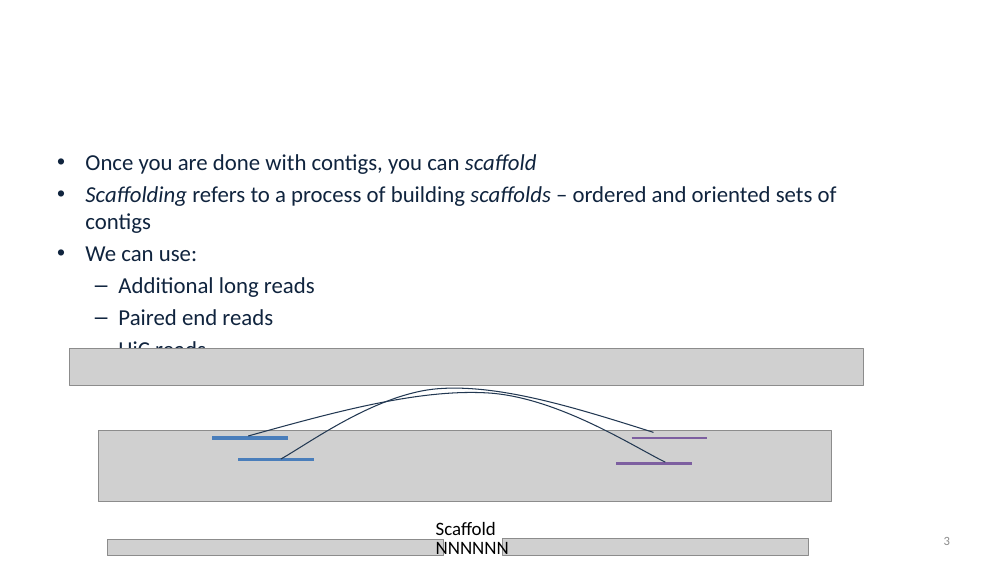
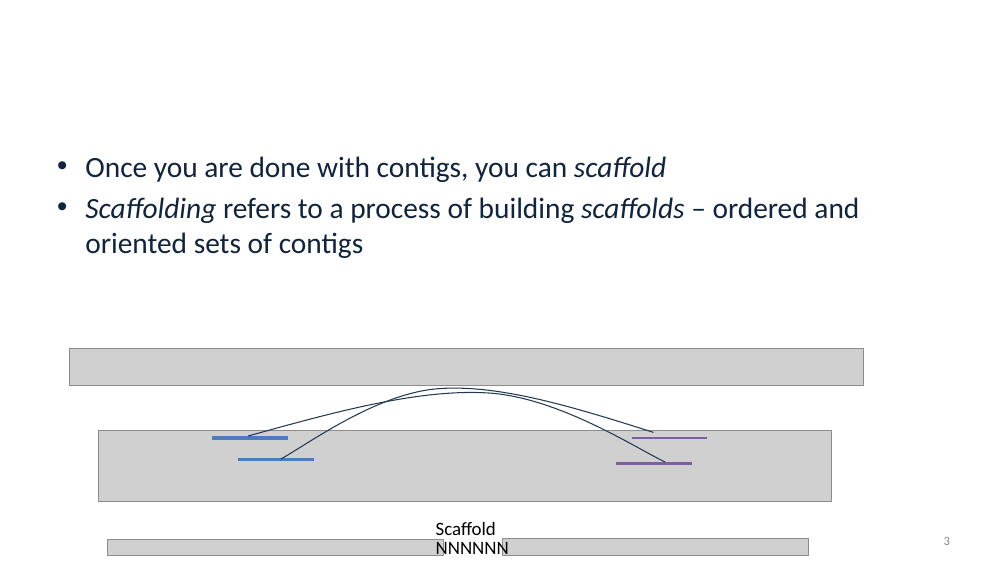
Before and after one commit to alekseyzimin/BME-Algorithms-for-Analysis-of-Genomic-Data, a slide deck: slide 3 of Fall 2026/Week 6 -- Scaffolding K-mer counts.pptx. Drawn at 1008x567 pixels with LibreOffice and Linux fonts; fonts in the diff are those of the drawing; grey boxes stand for pictures; background and template pictures are left out. Boxes give left, top, right and bottom in pixels: in the first picture for what was removed or moved away, otherwise in the second. Text is boxed around its words. In the diff, an @@ line names an element or a change of style, - is before the commit and + after.

```diff
--- a/Fall 2026/Week 6 -- Scaffolding K-mer counts.pptx
+++ b/Fall 2026/Week 6 -- Scaffolding K-mer counts.pptx
@@ text "Once you are done with ..." at box(85, 156, 859, 258): size 21.7 to 28 pt; more space between paragraphs @@
@@ text at box(85, 246, 315, 349): paragraphs removed @@
-• We can use:
-  – Additional long reads
-  – Paired end reads
-  – HiC reads
```
Also in this commit, not shown: 11 other slides changed, 11 slides added.
